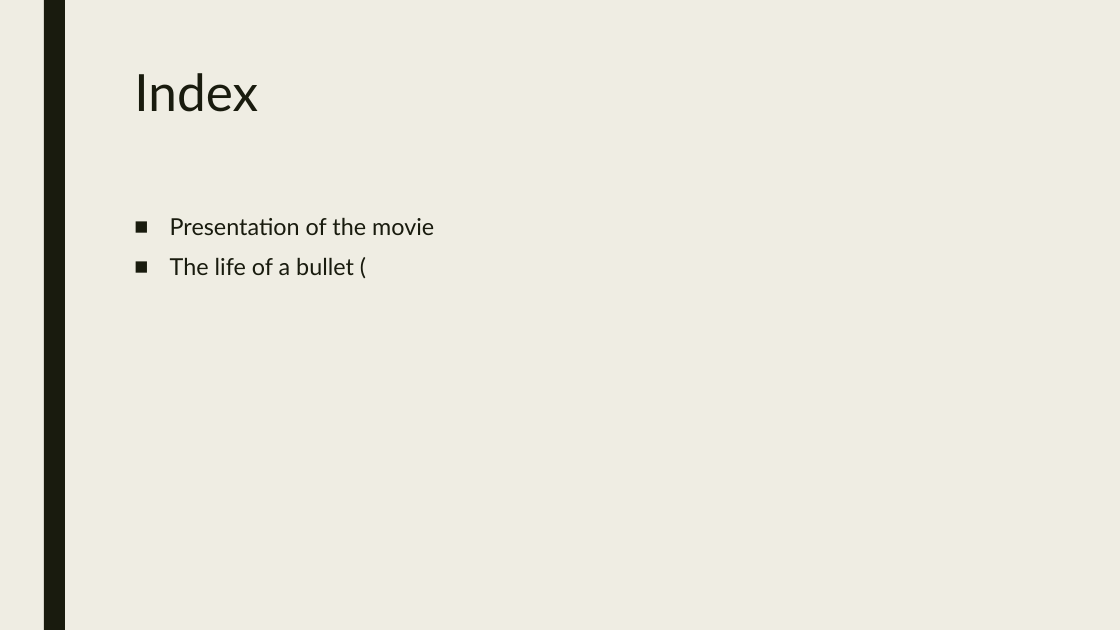
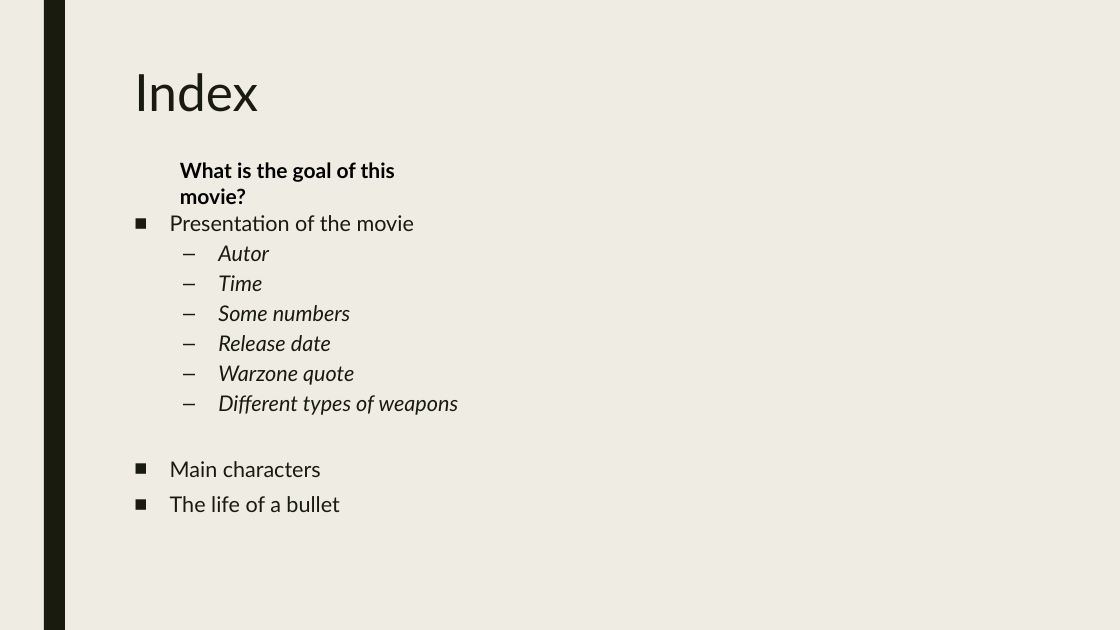
Before and after one commit to Sam-Litz/Info-BTS-SN-IR, a slide deck: slide 2 of BTS 1er année/Anglais/Lord of War (movie)/lord of war.pptx. Drawn at 1120x630 pixels with LibreOffice and Linux fonts; fonts in the diff are those of the drawing. Boxes give left, top, right and bottom in pixels: in the first picture for what was removed or moved away, otherwise in the second. Text is boxed around its words. In the diff, an @@ line names an element or a change of style, - is before the commit and + after.

```diff
--- a/BTS 1er année/Anglais/Lord of War (movie)/lord of war.pptx
+++ b/BTS 1er année/Anglais/Lord of War (movie)/lord of war.pptx
@@ text added at (x1=180, y1=162, x2=395, y2=204), 18 pt, text #000000, bold @@
+What is the goal of this movie?
@@ text at (x1=170, y1=215, x2=414, y2=231): size 20 to 18.5 pt in "Presentation of the movie"; line spacing 0.94 to 0.84 @@
@@ text at (x1=170, y1=245, x2=458, y2=512): text changed; size 20 to 18.5 pt; italic on @@
-■ The life of a bullet (
+  – Autor
+  – Time
+  – Some numbers
+  – Release date
+  – Warzone quote
+  – Different types of weapons
+■ Main characters
+■ The life of a bullet
```
Also in this commit, not shown: 6 slides added, 1 slide removed, 2 other files.
